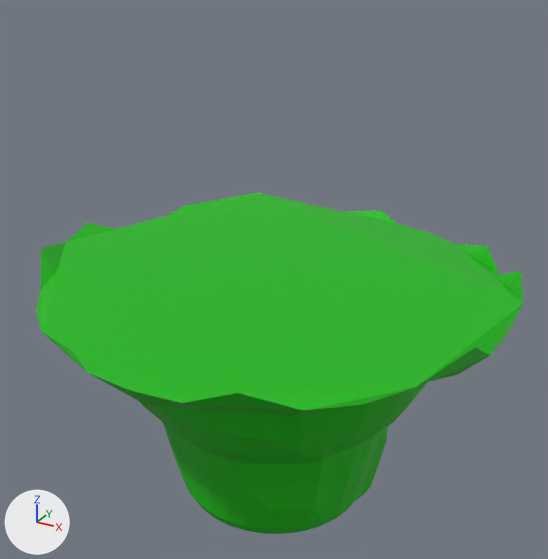
A saved change to the Blender file Assets/ModelsTempFolder/SlimeEnemy.blend.
Camera for both pictures: a 50 mm camera at (1.92, -3.5, 1.8) aimed at (-0.03, 0.04, 0.03). The axes (+X, +Y, +Z) are drawn at lower left. The lights are the same throughout. The first picture is the older version.
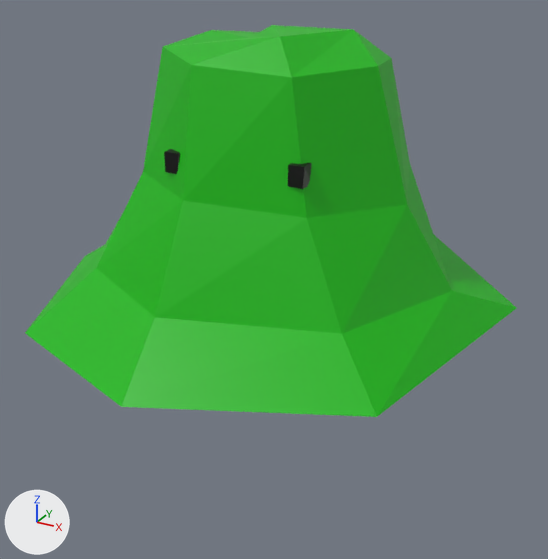
Pixel boxes (x1, y1, x2, y2) of what changed, in the pictures (548 x 559 px):
'Sphere', turned, modifiers changed: before (36, 193, 523, 534); after (25, 25, 516, 417)
'Cylinder.001', added (black): after (288, 163, 311, 189)
'Cylinder', added: after (164, 149, 180, 174)

Diff of the bpy script that builds the scene:
```diff
--- a/Assets/ModelsTempFolder/SlimeEnemy.blend.py
+++ b/Assets/ModelsTempFolder/SlimeEnemy.blend.py
@@ mat_material_001 @@
+mat_material_001 = principled_material('Material.001')
+mat_material_001.base_color = (0.0, 0.0, 0.0)  # black #000000
@@ mat_material_002 @@
+mat_material_002 = principled_material('Material.002')
+mat_material_002.base_color = (0.0, 0.0, 0.0)  # black #000000
@@ me_cylinder_001 @@
+me_cylinder_001.from_pydata(...)  # a 32-sided cylinder along z spanning x -0.05..0.05, y -0.05..0.05, z -0.05..0.05
+me_cylinder_001.materials.append(mat_material_001)  # black #000000
@@ me_cylinder @@
+me_cylinder.from_pydata(...)  # a 32-sided cylinder along z spanning x -0.05..0.05, y -0.05..0.05, z -0.05..0.05
+me_cylinder.materials.append(mat_material_002)  # black #000000
@@ ob_sphere @@
 ob_sphere.location = (0.0, 0.0, 0.0)
+ob_sphere.rotation_euler = (0.0, 3.142, 0.0)  # degrees (0, 180, 0)
+_m = ob_sphere.modifiers.new('Decimate', 'DECIMATE')
+_m.ratio = 0.1
@@ ob_cylinder_001 @@
+ob_cylinder_001 = bpy.data.objects.new('Cylinder.001', me_cylinder_001)
+ob_cylinder_001.location = (0.426, -0.555, 0.863)
+_m = ob_cylinder_001.modifiers.new('Decimate', 'DECIMATE')
+_m.ratio = 0.1
@@ ob_cylinder @@
+ob_cylinder = bpy.data.objects.new('Cylinder', me_cylinder)
+ob_cylinder.location = (-0.194, -0.629, 0.863)
+_m = ob_cylinder.modifiers.new('Decimate', 'DECIMATE')
+_m.ratio = 0.1
```
